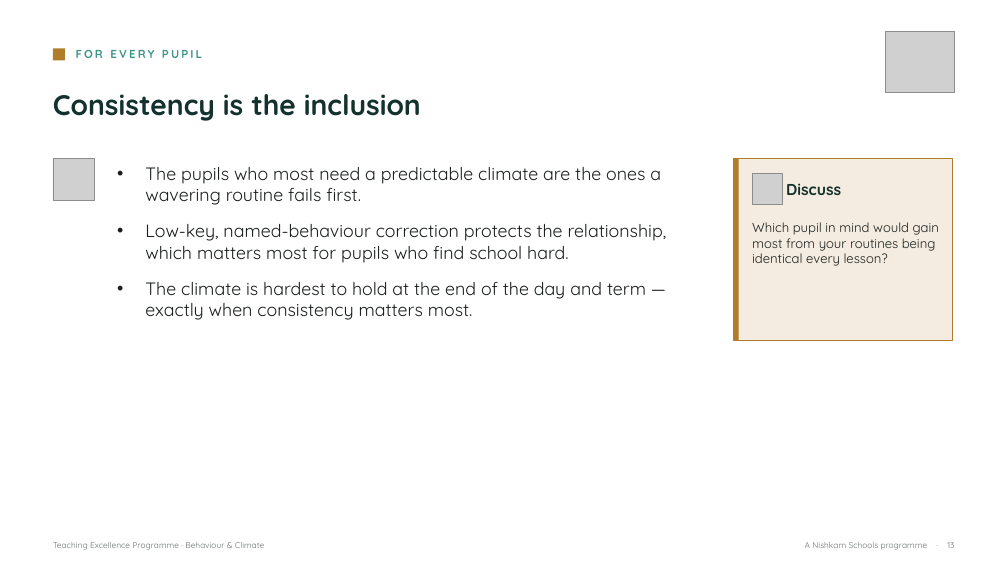
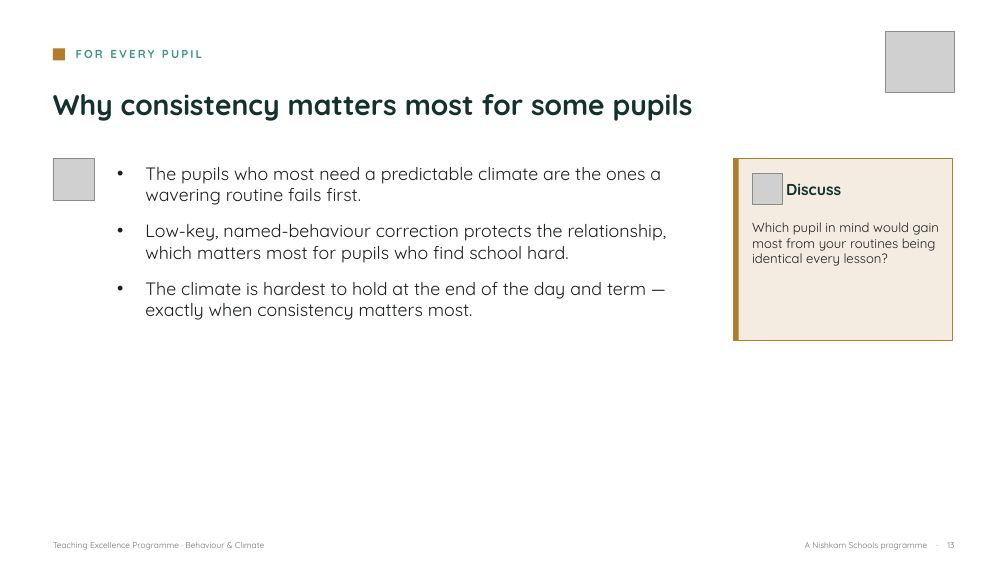
Before and after one commit to NSWLTandL/teachinglearninghub, a slide deck: slide 13 of Pillar1-Behaviour-and-Climate-facilitator-deck.pptx. Drawn at 1008x567 pixels with LibreOffice and Linux fonts; fonts in the diff are those of the drawing; grey boxes stand for pictures. Boxes give left, top, right and bottom in pixels: in the first picture for what was removed or moved away, otherwise in the second. Text is boxed around its words. In the diff, an @@ line names an element or a change of style, - is before the commit and + after.

```diff
--- a/Pillar1-Behaviour-and-Climate-facilitator-deck.pptx
+++ b/Pillar1-Behaviour-and-Climate-facilitator-deck.pptx
@@ text at bbox=[53, 94, 693, 121]: text changed @@
-Consistency is the inclusion
+Why consistency matters most for some pupils
```
Also in this commit, not shown: 5 other slides changed, 13 other files.
